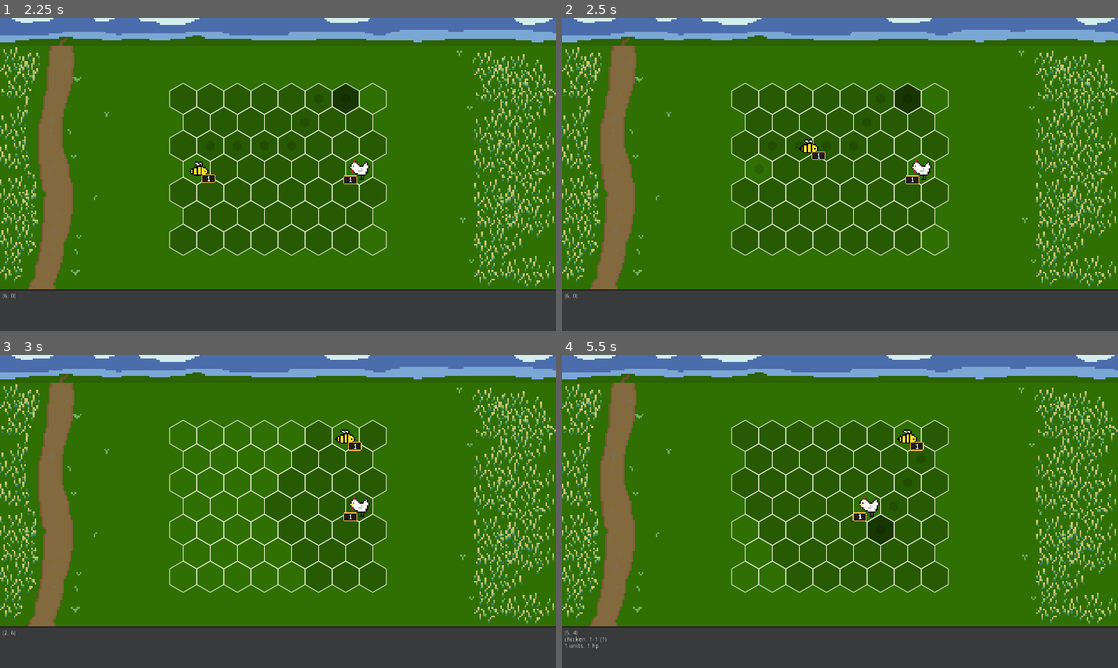
Above: before the commit, frames 1-4 (two rows, left to right).
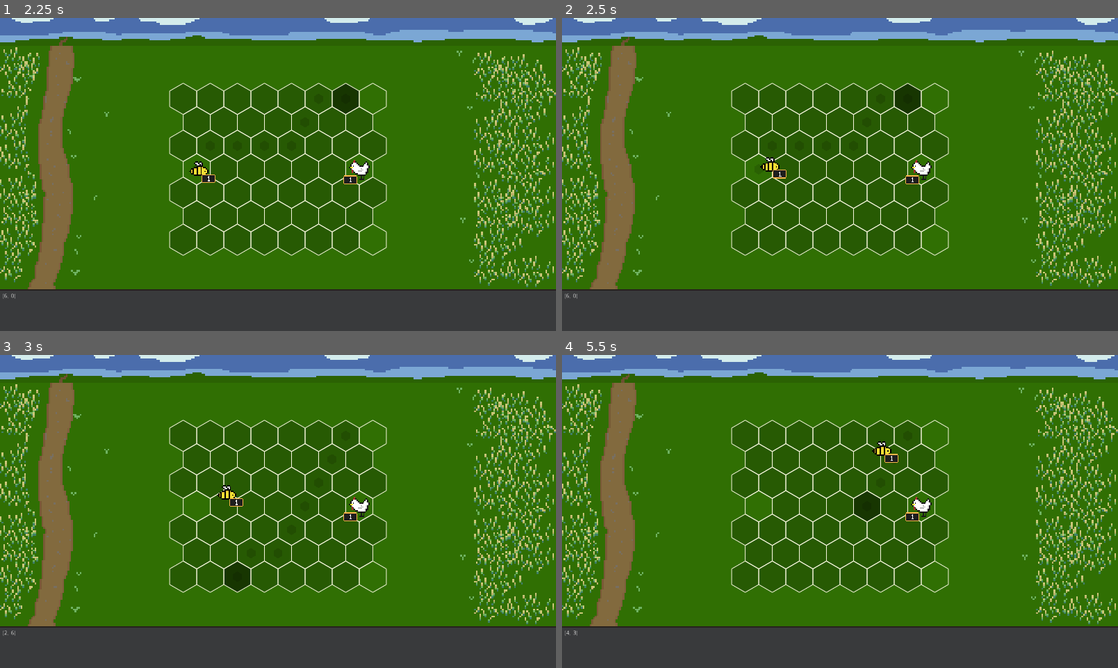
Above: after the commit, the same moments.

Repository: jerome-ceccato/HommLite
Game: Godot game, scene res://combat/CombatScene.tscn
Two runs of this game, one before a commit and one after it. Both use one fixed random seed, a clock stepped at 60 frames per second and the inputs below.
Inputs (mouse positions are in pixels of both pictures, inside the frame that each line leads up to):
- Up to frame 1 (2.25 s): tap Enter at 0.5, 2 s; move the mouse to (77, 312) at 0.52 s; tap Shift at 0.6, 1.35, 2.1 s; click (77, 312) at 0.67 s; tap Space at 1.25 s; move the mouse to (166, 190) at 1.27 s; click (166, 190) at 1.42 s; move the mouse to (333, 105) at 2.02 s; click (333, 105) at 2.17 s
- Up to frame 2 (2.5 s): no input
- Up to frame 3 (3 s): move the mouse to (250, 574) at 2.77 s; tap Shift at 2.85 s; click (250, 574) at 2.92 s
- Up to frame 4 (5.5 s): move the mouse to (1006, 558) at 3.52 s; tap Shift at 3.6, 4.35, 5.1 s; click (1006, 558) at 3.67 s; move the mouse to (673, 464) at 4.27 s; click (673, 464) at 4.42 s; move the mouse to (867, 511) at 5.02 s; click (867, 511) at 5.17 s

Frame 1 is identical in both runs. In frame 2, 0.3% of the frame differs, in the area x 35-48%, y 38-52%; in frame 3, 0.8%; in frame 4, 1.3%, in the area x 0-67%, y 23-94%.

Commit message:
chicken move animation

Diff:
--- a/hommlite/combat/ui/stacks/StackContainer.gd
+++ b/hommlite/combat/ui/stacks/StackContainer.gd
@@ -1,10 +1,12 @@
 class_name StackContainer
 extends Node2D
 
-onready var _sprite: Sprite = $Sprite
+onready var _sprite: AnimatedSprite = $Sprite
 onready var _tween: Tween = $Tween
 onready var _stack_count_container: Sprite = $StackCount
 onready var _stack_count_label: Label = $StackCount/Label
+
+const MOVE_ANIMATION_BASE_TIME = 0.5
 
 var stack: BattleStack
 
@@ -23,6 +25,7 @@
 
 
 func animate_through_points(points: Array, flying: bool):
+	_sprite.play()
 	if flying:
 		_tween.interpolate_property(
 			self,
@@ -30,29 +33,32 @@
 			position,
 			points[-1],
 			animation_time(points),
-			Tween.TRANS_SINE,
+			Tween.TRANS_LINEAR,
 			Tween.EASE_IN_OUT
 		)
 		_tween.start()
+		yield(_tween, "tween_completed")
+		_sprite.stop()
+		_sprite.frame = 0
 	else:
-		var single_point_duration = 0.1
 		for point in points:
 			_tween.interpolate_property(
 				self,
 				"position",
 				position,
 				point,
-				single_point_duration,
-				Tween.TRANS_SINE,
+				MOVE_ANIMATION_BASE_TIME,
+				Tween.TRANS_LINEAR,
 				Tween.EASE_IN_OUT
 			)
 			_tween.start()
 			yield(_tween, "tween_completed")
+		_sprite.stop()
+		_sprite.frame = 0
 
 
 func animation_time(points: Array):
-	var single_point_duration = 0.1
-	return single_point_duration * points.size()
+	return MOVE_ANIMATION_BASE_TIME * points.size()
 
 
 func animate_death() -> float:
--- a/hommlite/combat/ui/stacks/units/_stack.tscn
+++ b/hommlite/combat/ui/stacks/units/_stack.tscn
@@ -20,7 +20,7 @@
 [node name="Container" type="Node2D"]
 script = ExtResource( 5 )
 
-[node name="Sprite" type="Sprite" parent="."]
+[node name="Sprite" type="AnimatedSprite" parent="."]
 material = SubResource( 1 )
 scale = Vector2( 3, 3 )
 
--- a/hommlite/combat/ui/stacks/units/bee.tscn
+++ b/hommlite/combat/ui/stacks/units/bee.tscn
@@ -13,12 +13,20 @@
 shader_param/outline_color = Color( 1, 1, 0, 1 )
 shader_param/pixel_size = 4
 
+[sub_resource type="SpriteFrames" id=2]
+animations = [ {
+"frames": [ ExtResource( 3 ) ],
+"loop": true,
+"name": "default",
+"speed": 5.0
+} ]
+
 [node name="Bee" type="Node"]
 
 [node name="Container" parent="." instance=ExtResource( 2 )]
 
 [node name="Sprite" parent="Container" index="0"]
 material = SubResource( 1 )
-texture = ExtResource( 3 )
+frames = SubResource( 2 )
 
 [editable path="Container"]
--- a/hommlite/combat/ui/stacks/units/chicken.tscn
+++ b/hommlite/combat/ui/stacks/units/chicken.tscn
@@ -1,8 +1,11 @@
-[gd_scene load_steps=5 format=2]
+[gd_scene load_steps=9 format=2]
 
-[ext_resource path="res://assets/combat/units/chicken.png" type="Texture" id=1]
+[ext_resource path="res://assets/combat/units/chicken4.png" type="Texture" id=1]
 [ext_resource path="res://assets/combat/active_outline.shader" type="Shader" id=2]
 [ext_resource path="res://combat/ui/stacks/units/_stack.tscn" type="PackedScene" id=3]
+[ext_resource path="res://assets/combat/units/chicken3.png" type="Texture" id=4]
+[ext_resource path="res://assets/combat/units/chicken2.png" type="Texture" id=5]
+[ext_resource path="res://assets/combat/units/chicken1.png" type="Texture" id=6]
 
 [sub_resource type="ShaderMaterial" id=1]
 resource_local_to_scene = true
@@ -13,12 +16,20 @@
 shader_param/outline_color = Color( 1, 1, 0, 1 )
 shader_param/pixel_size = 4
 
+[sub_resource type="SpriteFrames" id=2]
+animations = [ {
+"frames": [ ExtResource( 6 ), ExtResource( 5 ), ExtResource( 4 ), ExtResource( 1 ) ],
+"loop": true,
+"name": "default",
+"speed": 5.0
+} ]
+
 [node name="Chicken" type="Node"]
 
 [node name="Container" parent="." instance=ExtResource( 3 )]
 
 [node name="Sprite" parent="Container" index="0"]
 material = SubResource( 1 )
-texture = ExtResource( 1 )
+frames = SubResource( 2 )
 
 [editable path="Container"]
--- a/hommlite/combat/ui/stacks/units/uchicken.tscn
+++ b/hommlite/combat/ui/stacks/units/uchicken.tscn
@@ -13,12 +13,20 @@
 shader_param/outline_color = Color( 1, 1, 0, 1 )
 shader_param/pixel_size = 4
 
+[sub_resource type="SpriteFrames" id=2]
+animations = [ {
+"frames": [ ExtResource( 2 ) ],
+"loop": true,
+"name": "default",
+"speed": 5.0
+} ]
+
 [node name="Upgraded chicken" type="Node"]
 
 [node name="Container" parent="." instance=ExtResource( 1 )]
 
 [node name="Sprite" parent="Container" index="0"]
 material = SubResource( 1 )
-texture = ExtResource( 2 )
+frames = SubResource( 2 )
 
 [editable path="Container"]
Binary file removed: hommlite/assets/combat/units/chicken.png
Binary file added: hommlite/assets/combat/units/chicken1.png
Not shown, added: hommlite/assets/combat/units/chicken1.png.import
Binary file added: hommlite/assets/combat/units/chicken2.png
Not shown, changed: hommlite/assets/combat/units/chicken2.png.import
Binary file added: hommlite/assets/combat/units/chicken3.png
Not shown, added: hommlite/assets/combat/units/chicken3.png.import
Binary file added: hommlite/assets/combat/units/chicken4.png
Not shown, added: hommlite/assets/combat/units/chicken4.png.import
Not shown: 1 places in hommlite/combat/ui/stacks/units/bee.tscn that only renumber resources
Not shown: 1 places in hommlite/combat/ui/stacks/units/uchicken.tscn that only renumber resources
Not shown, added: assets/chicken.aseprite
